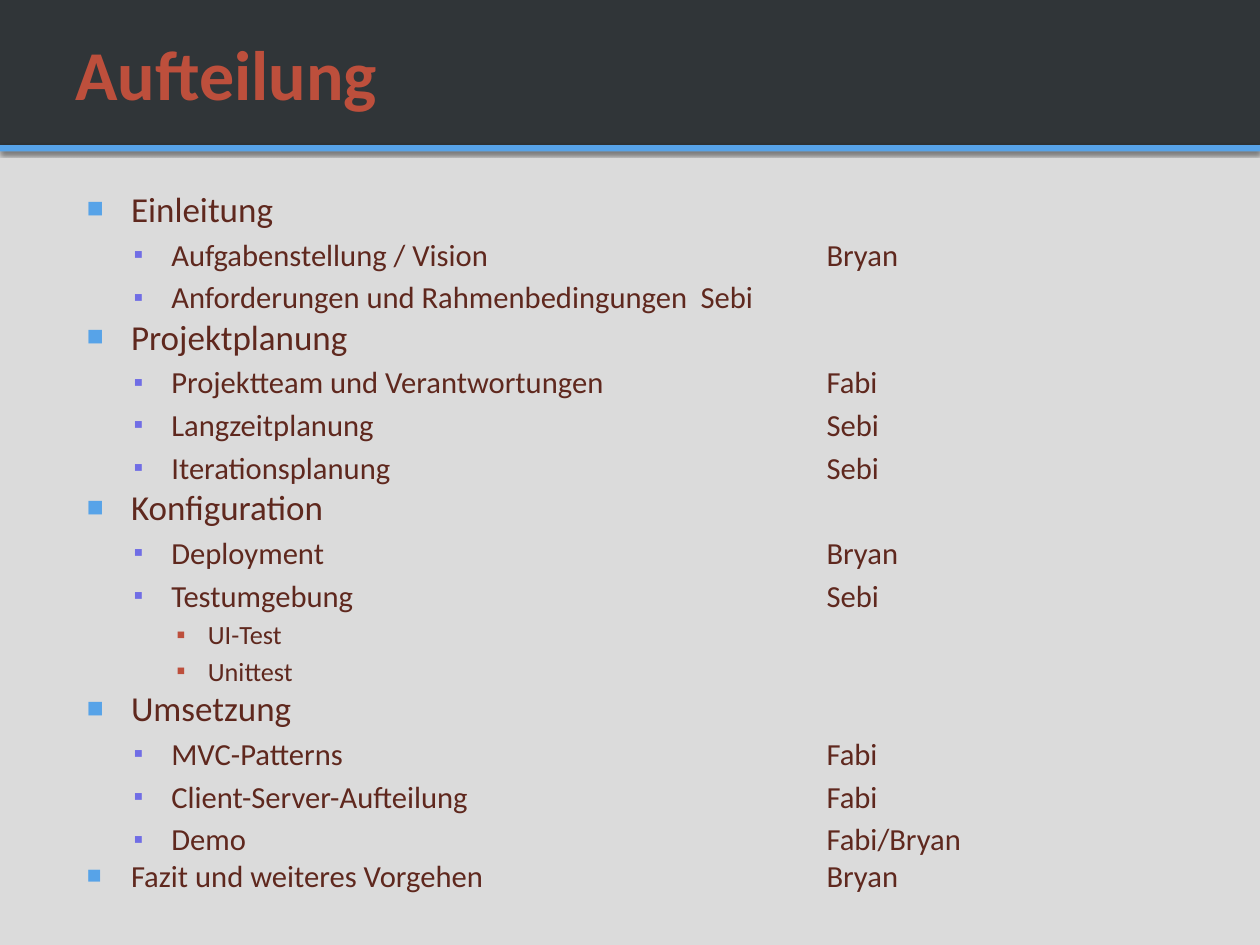
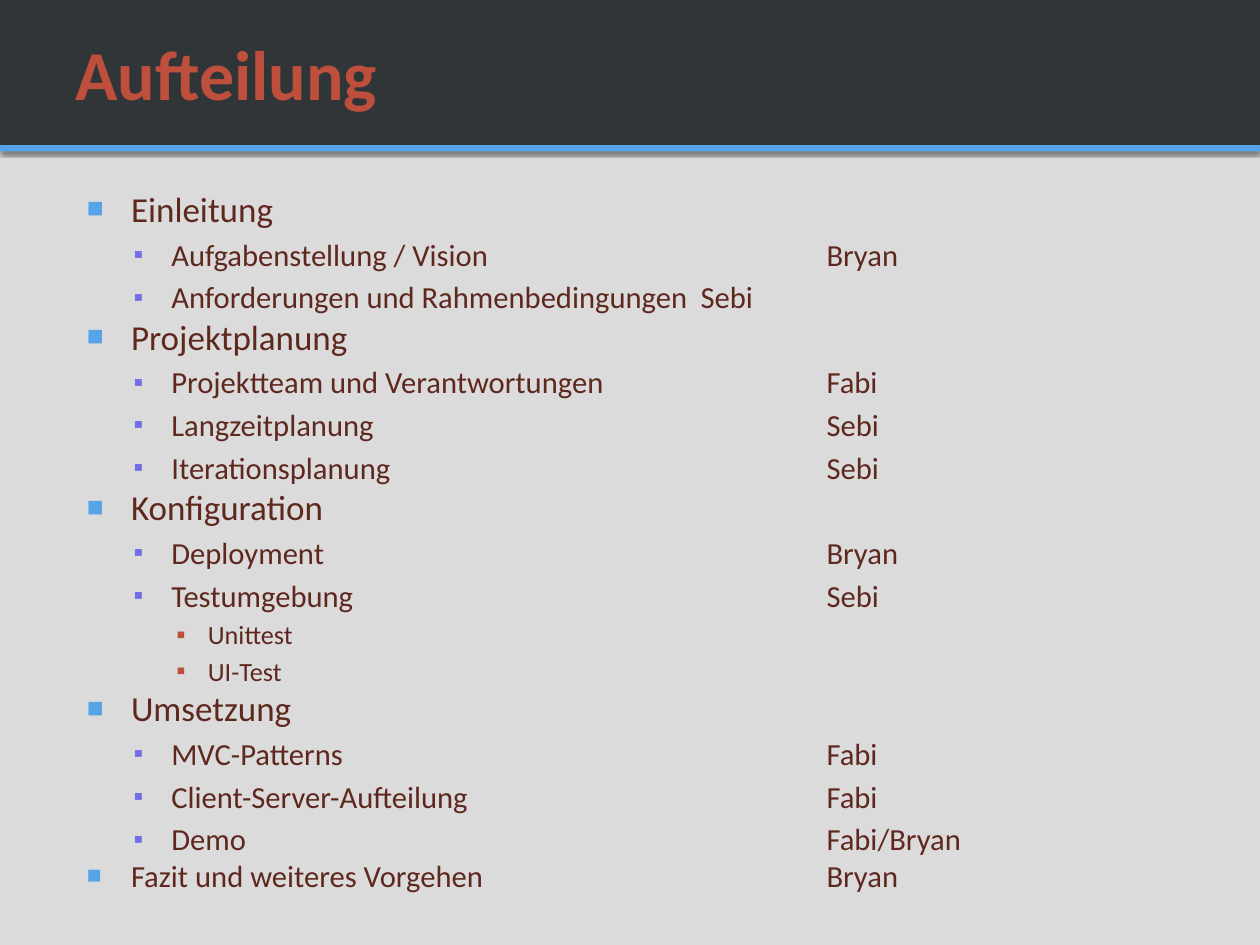
Before and after one commit to SAS-Systems/Unveiled-Documentation, a slide deck: slide 2 of Unveiled_MidtermPresentation.pptx. Drawn at 1260x945 pixels with LibreOffice and Linux fonts; fonts in the diff are those of the drawing; background and template pictures are left out. Boxes give left, top, right and bottom in pixels: in the first picture for what was removed or moved away, otherwise in the second. Text is boxed around its words. In the diff, an @@ line names an element or a change of style, - is before the commit and + after.

```diff
--- a/Unveiled_MidtermPresentation.pptx
+++ b/Unveiled_MidtermPresentation.pptx
@@ text at [208,626,293,644]: paragraph added @@
+    ▪ Unittest
@@ text at [208,663,293,681]: paragraph removed @@
-    ▪ Unittest
```
Also in this commit, not shown: 2 other slides changed, 1 slide added.
